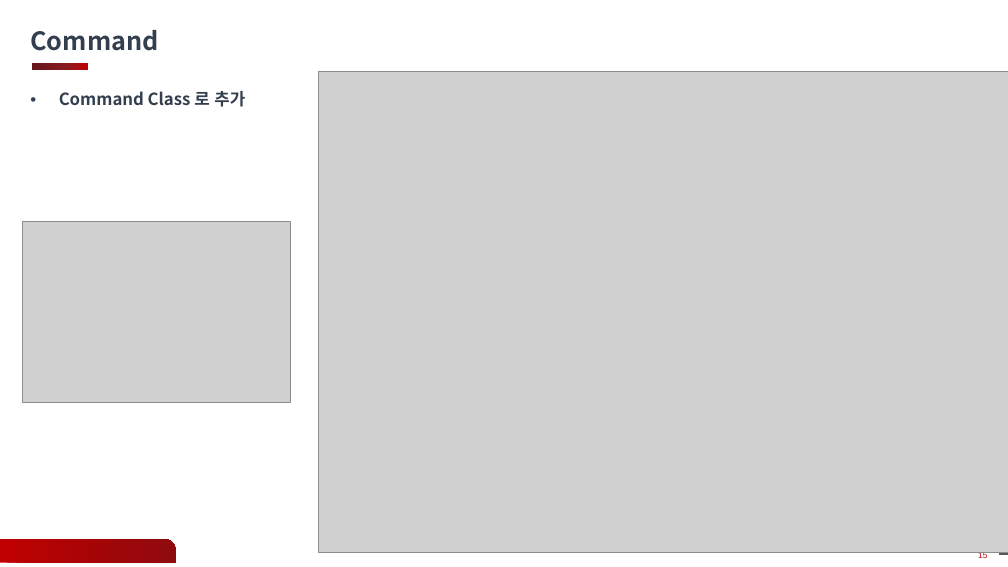
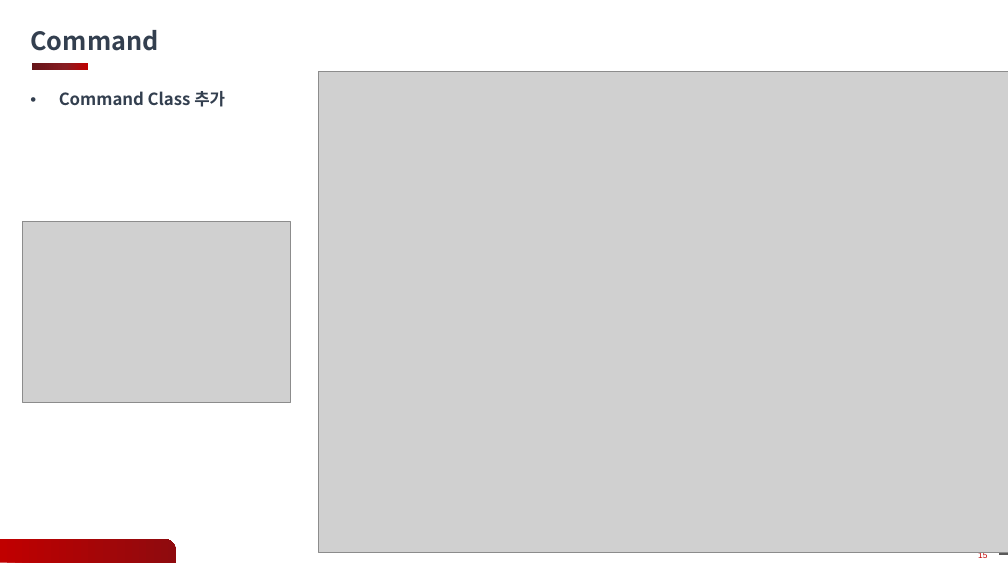
Before and after one commit to gyoon88/KlarfViewer, a slide deck: slide 15 of Docs/12주차_과제_발표_안광윤.pptx. Drawn at 1008x567 pixels with LibreOffice and Linux fonts; fonts in the diff are those of the drawing; grey boxes stand for pictures; background and template pictures are left out. Boxes give left, top, right and bottom in pixels: in the first picture for what was removed or moved away, otherwise in the second. Text is boxed around its words. In the diff, an @@ line names an element or a change of style, - is before the commit and + after.

Commit message:
histogram command attatch v0.3.4

```diff
--- a/Docs/12주차_과제_발표_안광윤.pptx
+++ b/Docs/12주차_과제_발표_안광윤.pptx
@@ text at bbox=[59, 91, 225, 107]: text changed @@
-• Command Class 로 추가
+• Command Class 추가
```
Also in this commit, not shown: 2 other slides changed, 10 other files.
